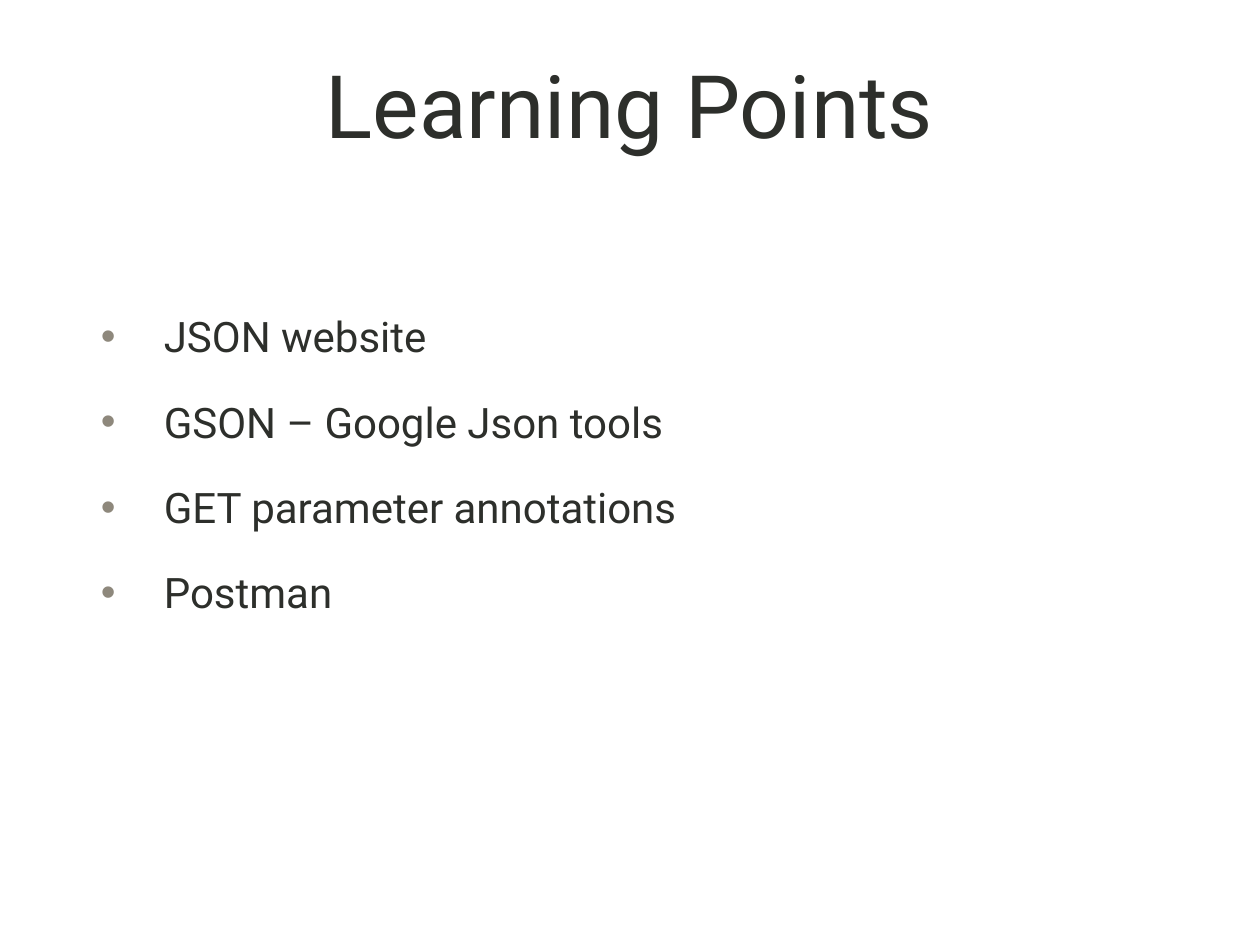
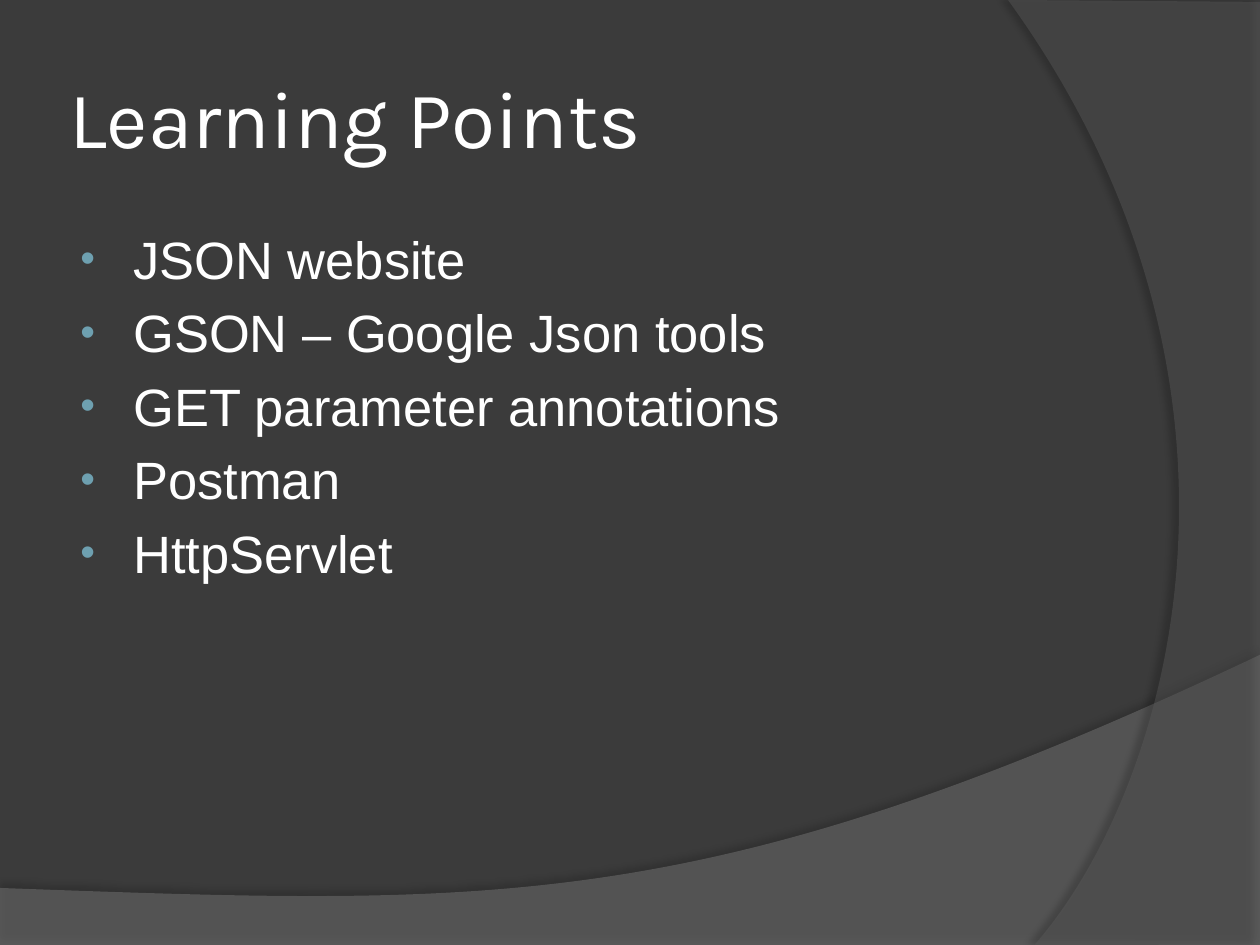
Before and after one commit to bwoestman/weatherWebService, a slide deck: slide 5 of documentation/wwsPresentation.pptx. Drawn at 1260x945 pixels with LibreOffice and Linux fonts; fonts in the diff are those of the drawing; background and template pictures are left out. Boxes give left, top, right and bottom in pixels: in the first picture for what was removed or moved away, otherwise in the second. Text is boxed around its words. In the diff, an @@ line names an element or a change of style, - is before the commit and + after.

```diff
--- a/documentation/wwsPresentation.pptx
+++ b/documentation/wwsPresentation.pptx
@@ background picture (left out) to #3B3B3B @@
@@ freeform shape added at <box>1008,0,1260,945</box>, fill #5E5E5E at 40% opacity @@
@@ title "Learning Points": place and size @@
-title "Learning Points" at <box>326,75,933,157</box>
+title "Learning Points" at <box>69,92,641,168</box>
@@ title "Learning Points" at <box>69,92,641,168</box>: size 50 to 46 pt, font Roboto to Karla, text colour #2D2F2B to #FFFFFF; alignment centre to left @@
@@ text "JSON website": place and size @@
-text "JSON website" at <box>164,320,676,609</box>
+text "JSON website" at <box>133,241,779,584</box>
@@ text at <box>133,241,779,500</box>: size 24 to 30 pt, font Roboto to Arial, text colour #2D2F2B to #FFFFFF in "JSON website", "GSON – Google Json tools", "GET parameter annotations", "Postman"; indent changed; less space between paragraphs; bullet colour #8E887C to #6EA0B0 @@
@@ text at <box>133,535,392,584</box>: paragraph added @@
+• HttpServlet
@@ freeform shape added at <box>0,655,1260,945</box>, fill #7F7F7F at 45% opacity @@
```
Also in this commit, not shown: 9 other slides changed, 2 slides added, 1 slide removed, 2 other files.
